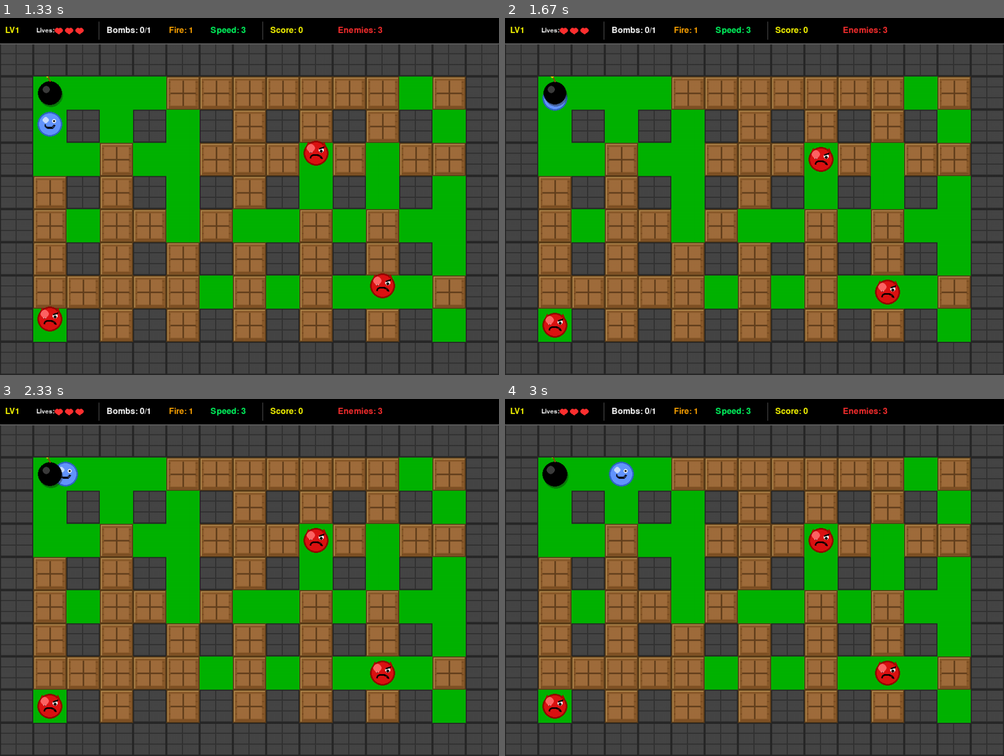
Above: before the commit, frames 1-4 (two rows, left to right).
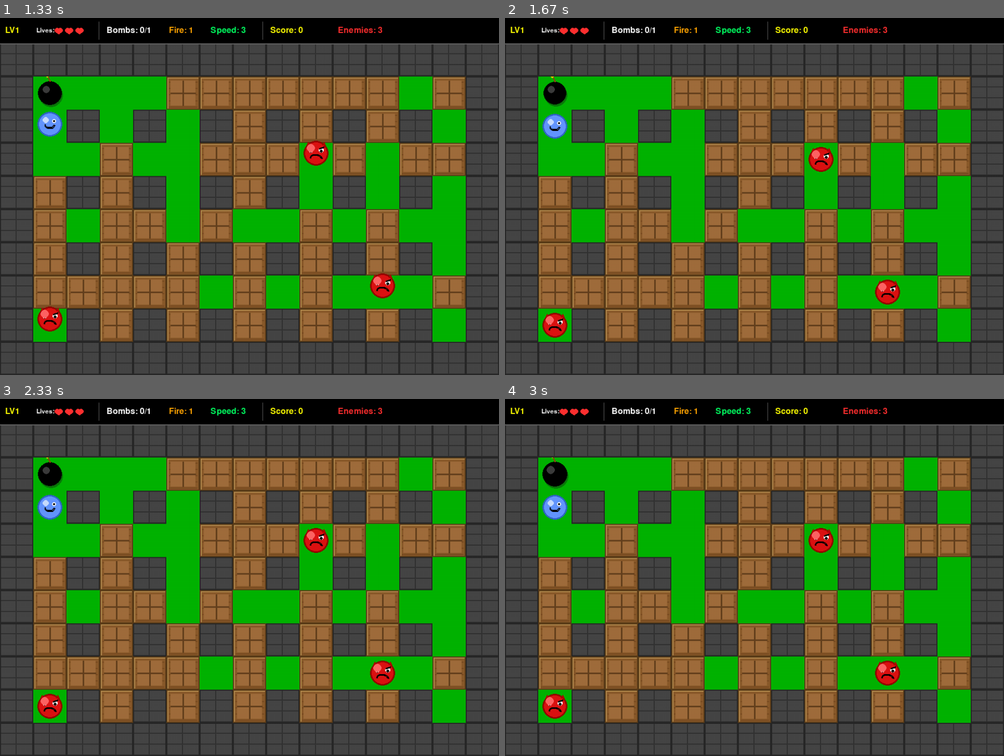
Above: after the commit, the same moments.

Repository: csorbakristof/learning_ai
Game: pygame game, started from PyGameDevTest1/main.py
Two runs of this game, one before a commit and one after it. Both use one fixed random seed, a clock stepped at 60 frames per second and the inputs below.
Inputs:
- Up to frame 1 (1.33 s): tap Enter at 0.33 s; tap Space at 0.67 s; tap S at 1 s
- Up to frame 2 (1.67 s): tap W at 1.33 s
- Up to frame 3 (2.33 s): hold Right from 2.17 s (still down)
- Up to frame 4 (3 s): release Right at 2.63 s

Frame 1 is identical in both runs. In frame 2, 0.4% of the frame differs, in the area x 7-13%, y 21-34%; in frame 3, 0.5%; in frame 4, 0.6%, in the area x 7-26%, y 17-34%.

Commit message:
Player and enemy cannot move on bombs.

Diff:
--- a/PyGameDevTest1/main.py
+++ b/PyGameDevTest1/main.py
@@ -119,7 +119,7 @@
     return destroyed_blocks
 
 
-def spawn_enemies(num_enemies, walls_group, soft_blocks_group, player, enemies_group, speed_multiplier=1.0):
+def spawn_enemies(num_enemies, walls_group, soft_blocks_group, bombs_group, player, enemies_group, speed_multiplier=1.0):
     """
     Spawn enemies at random valid positions away from player
 
@@ -172,7 +172,7 @@
 
         # Spawn enemy if position is valid
         if not is_blocked:
-            enemy = Enemy(x, y, walls_group, soft_blocks_group, speed_multiplier)
+            enemy = Enemy(x, y, walls_group, soft_blocks_group, bombs_group, speed_multiplier)
             enemies_group.add(enemy)
             spawned += 1
 
@@ -203,7 +203,7 @@
     generate_level(walls, soft_blocks, level_config.soft_block_density)
 
     # Create player at starting position (grid 1, 1)
-    player = Player(1, 1, walls, soft_blocks)
+    player = Player(1, 1, walls, soft_blocks, bombs)
 
     # Carry over player stats from previous level if provided
     if previous_player_stats:
@@ -214,7 +214,7 @@
         player.speed = previous_player_stats.get('speed', PLAYER_SPEED)
 
     # Spawn enemies with level-specific speed multiplier
-    spawn_enemies(level_config.num_enemies, walls, soft_blocks, player, enemies,
+    spawn_enemies(level_config.num_enemies, walls, soft_blocks, bombs, player, enemies,
                   level_config.enemy_speed_multiplier)
 
     # Add all sprites to the main group for rendering
--- a/PyGameDevTest1/sprites.py
+++ b/PyGameDevTest1/sprites.py
@@ -9,12 +9,13 @@
 class Player(pygame.sprite.Sprite):
     """Player character"""
 
-    def __init__(self, grid_x, grid_y, walls_group, soft_blocks_group):
+    def __init__(self, grid_x, grid_y, walls_group, soft_blocks_group, bombs_group):
         super().__init__()
         self.grid_x = grid_x
         self.grid_y = grid_y
         self.walls = walls_group
         self.soft_blocks = soft_blocks_group
+        self.bombs = bombs_group
 
         # Player stats
         self.lives = INITIAL_LIVES
@@ -79,7 +80,7 @@
         self.moving = True
 
     def is_position_blocked(self, grid_x, grid_y):
-        """Check if a grid position is blocked by walls or soft blocks"""
+        """Check if a grid position is blocked by walls, soft blocks, or bombs"""
         # Check walls
         for wall in self.walls:
             if wall.grid_x == grid_x and wall.grid_y == grid_y:
@@ -89,6 +90,13 @@
         for block in self.soft_blocks:
             if block.grid_x == grid_x and block.grid_y == grid_y:
                 return True
+
+        # Check bombs (but allow moving away from current position)
+        for bomb in self.bombs:
+            if bomb.grid_x == grid_x and bomb.grid_y == grid_y:
+                # Allow moving away from current position (e.g., after placing bomb)
+                if grid_x != self.grid_x or grid_y != self.grid_y:
+                    return True
 
         return False
 
@@ -230,12 +238,13 @@
 class Enemy(pygame.sprite.Sprite):
     """Enemy with random movement AI"""
 
-    def __init__(self, grid_x, grid_y, walls_group, soft_blocks_group, speed_multiplier=1.0):
+    def __init__(self, grid_x, grid_y, walls_group, soft_blocks_group, bombs_group, speed_multiplier=1.0):
         super().__init__()
         self.grid_x = grid_x
         self.grid_y = grid_y
         self.walls = walls_group
         self.soft_blocks = soft_blocks_group
+        self.bombs = bombs_group
 
         # Movement properties
         self.speed = int(ENEMY_SPEED * speed_multiplier)
@@ -307,7 +316,7 @@
                 break
 
     def is_position_blocked(self, grid_x, grid_y):
-        """Check if a grid position is blocked by walls or soft blocks"""
+        """Check if a grid position is blocked by walls, soft blocks, or bombs"""
         # Check walls
         for wall in self.walls:
             if wall.grid_x == grid_x and wall.grid_y == grid_y:
@@ -318,4 +327,11 @@
             if block.grid_x == grid_x and block.grid_y == grid_y:
                 return True
 
+        # Check bombs (but allow moving away from current position)
+        for bomb in self.bombs:
+            if bomb.grid_x == grid_x and bomb.grid_y == grid_y:
+                # Allow moving away from current position
+                if grid_x != self.grid_x or grid_y != self.grid_y:
+                    return True
+
         return False
Not shown, changed: PyGameDevTest1/prompts.md
